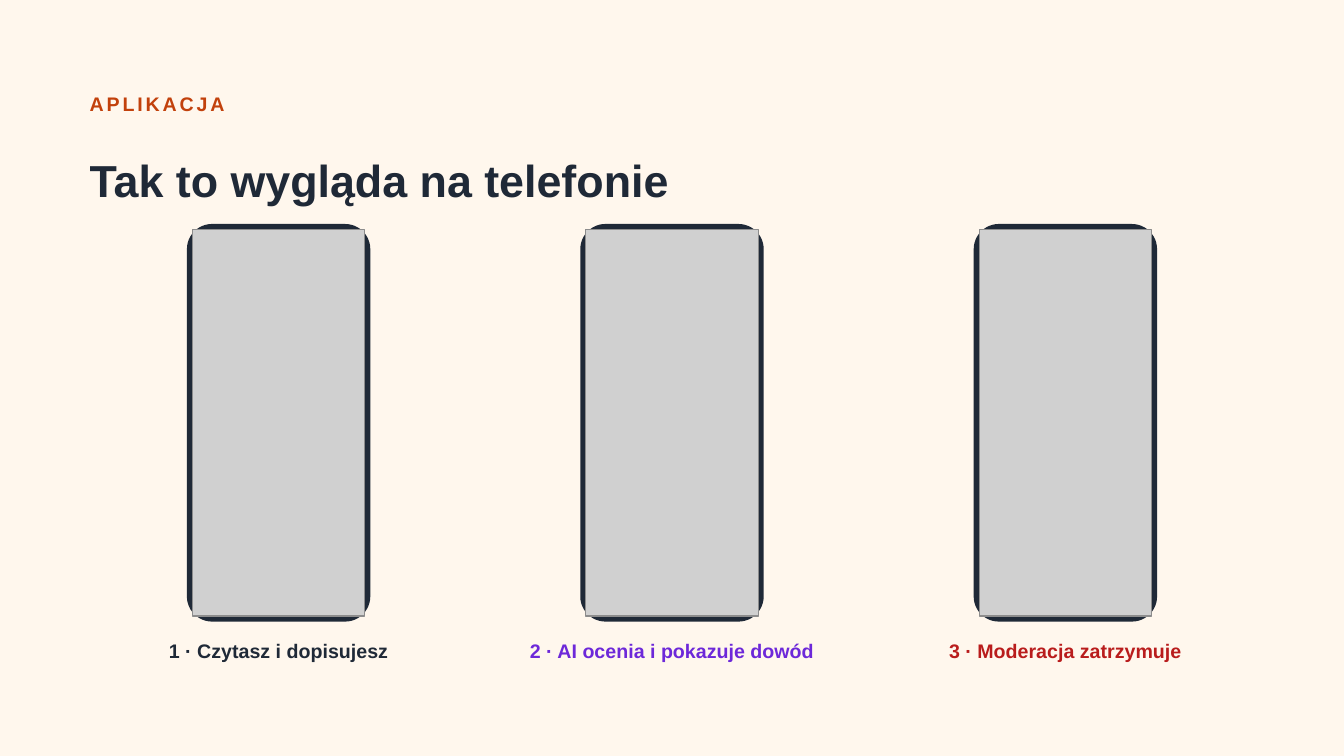
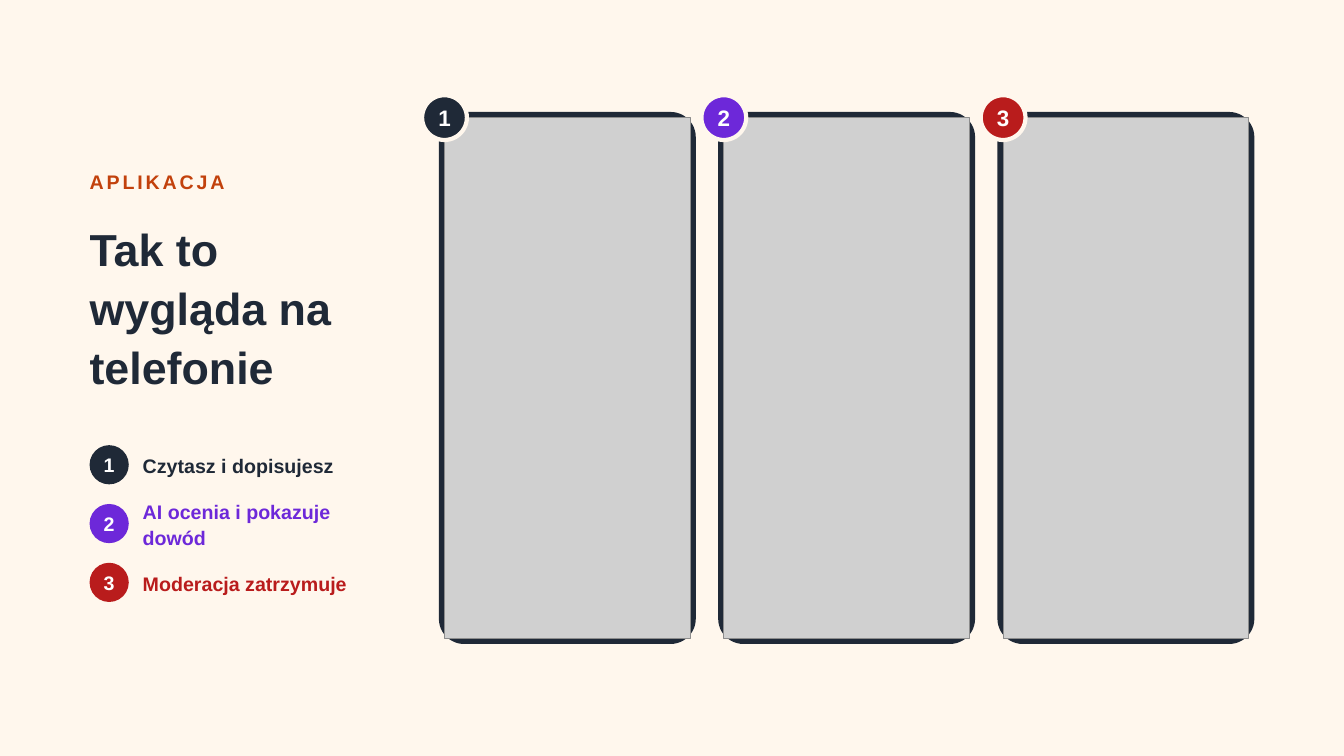
Before and after one commit to Drop-the-Base/dezanalfabetyzator, a slide deck: slide 6 of docs/pitch/Sztafeta-Slow.pptx. Drawn at 1344x756 pixels with LibreOffice and Linux fonts; fonts in the diff are those of the drawing; grey boxes stand for pictures. Boxes give left, top, right and bottom in pixels: in the first picture for what was removed or moved away, otherwise in the second. Text is boxed around its words. In the diff, an @@ line names an element or a change of style, - is before the commit and + after.

```diff
--- a/docs/pitch/Sztafeta-Slow.pptx
+++ b/docs/pitch/Sztafeta-Slow.pptx
@@ ellipse added at (x1=422, y1=95, x2=467, y2=139), fill #1F2937, outline #FFF7ED 3 pt, 16 pt, text #FFFFFF, bold @@
+1
@@ rounded rectangle at (x1=439, y1=112, x2=696, y2=644): proportions changed @@
@@ rounded rectangle resized from (x1=581, y1=224, x2=764, y2=621) to (x1=439, y1=112, x2=696, y2=644) @@
@@ picture added at (x1=445, y1=118, x2=691, y2=639) @@
@@ ellipse added at (x1=702, y1=95, x2=746, y2=139), fill #6D28D9, outline #FFF7ED 3 pt, 16 pt, text #FFFFFF, bold @@
+2
@@ rounded rectangle added at (x1=718, y1=112, x2=975, y2=644), fill #1F2937 @@
@@ picture added at (x1=724, y1=118, x2=970, y2=639) @@
@@ ellipse added at (x1=981, y1=95, x2=1025, y2=139), fill #B91C1C, outline #FFF7ED 3 pt, 16 pt, text #FFFFFF, bold @@
+3
@@ rounded rectangle resized from (x1=974, y1=224, x2=1157, y2=621) to (x1=998, y1=112, x2=1255, y2=644) @@
@@ rounded rectangle at (x1=998, y1=112, x2=1255, y2=644): proportions changed @@
@@ picture added at (x1=1003, y1=118, x2=1249, y2=639) @@
@@ text "APLIKACJA" moved from (x1=90, y1=97, x2=225, y2=111) to (x1=90, y1=175, x2=225, y2=189) @@
@@ text "Tak to wygląda na telefonie" rewrapped from (x1=90, y1=164, x2=668, y2=206) to (x1=90, y1=233, x2=331, y2=385) @@
@@ rounded rectangle removed at (x1=187, y1=224, x2=370, y2=621) @@
@@ picture removed at (x1=193, y1=230, x2=365, y2=616) @@
@@ picture removed at (x1=586, y1=230, x2=758, y2=616) @@
@@ picture removed at (x1=980, y1=230, x2=1152, y2=616) @@
@@ ellipse added at (x1=90, y1=446, x2=129, y2=485), fill #1F2937, 14 pt, text #FFFFFF, bold @@
+1
@@ text at (x1=143, y1=458, x2=333, y2=477): text changed @@
-1 · Czytasz i dopisujesz
+Czytasz i dopisujesz
@@ ellipse added at (x1=90, y1=504, x2=129, y2=543), fill #6D28D9, 14 pt, text #FFFFFF, bold @@
+2
@@ text at (x1=143, y1=504, x2=330, y2=545): text changed @@
-2 · AI ocenia i pokazuje dowód
+AI ocenia i pokazuje dowód
@@ ellipse added at (x1=90, y1=563, x2=129, y2=602), fill #B91C1C, 14 pt, text #FFFFFF, bold @@
+3
@@ vertical alignment top to middle in 3 elements at (x1=143, y1=504, x2=330, y2=545), (x1=143, y1=458, x2=333, y2=477), (x1=143, y1=576, x2=346, y2=595) @@
@@ text at (x1=143, y1=576, x2=346, y2=595): text changed @@
-3 · Moderacja zatrzymuje
+Moderacja zatrzymuje
```
Also in this commit, not shown: 1 other slide changed, 1 slide added, 1 slide removed, 1 other file.
